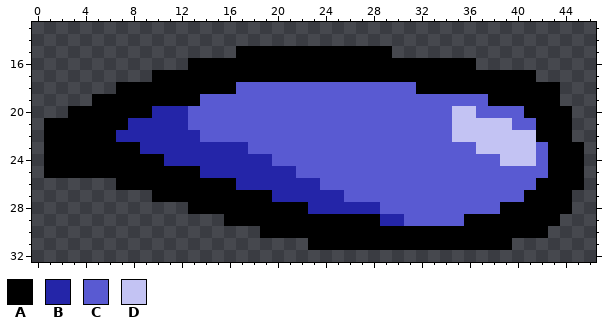
Edited in one commit: pixel-art sprite (images/waterShot.png). The picture above was drawn from the file before the commit.
The file is 48x48 pixels. Shown: x 0..46, y 13..32.
Palette (. is transparent): A #000000  B #2425a8  C #595ad2  D #c3c3f3
Pixels before, first column x 1:
15 ................AAAAAAAAAAAAA................
16 ............AAAAAAAAAAAAAAAAAAAAAAAA.........
17 .........AAAAAAAAAAAAAAAAAAAAAAAAAAAAAAAA....
18 ......AAAAAAAAAACCCCCCCCCCCCCCCAAAAAAAAAAAA..
19 ....AAAAAAAAACCCCCCCCCCCCCCCCCCCCCCCCAAAAAA..
20 ..AAAAAAABBBCCCCCCCCCCCCCCCCCCCCCCDDCCCCAAAA.
21 AAAAAAABBBBBCCCCCCCCCCCCCCCCCCCCCCDDDDDCCAAA.
22 AAAAAABBBBBBBCCCCCCCCCCCCCCCCCCCCCDDDDDDDAAA.
23 AAAAAAAABBBBBBBBBCCCCCCCCCCCCCCCCCCCDDDDDCAAA
24 AAAAAAAAAABBBBBBBBBCCCCCCCCCCCCCCCCCCCDDDCAAA
25 AAAAAAAAAAAAABBBBBBBBCCCCCCCCCCCCCCCCCCCCCAAA
26 ......AAAAAAAAAABBBBBBBCCCCCCCCCCCCCCCCCCAAAA
27 .........AAAAAAAAAABBBBBBCCCCCCCCCCCCCCCAAAA.
28 ............AAAAAAAAAABBBBBBCCCCCCCCCCAAAAAA.
29 ...............AAAAAAAAAAAAABBCCCCCAAAAAAAA..
30 ..................AAAAAAAAAAAAAAAAAAAAAAAA...
31 ......................AAAAAAAAAAAAAAAAA......
And afterwards:
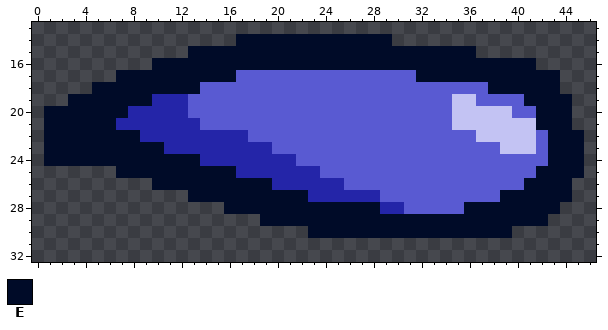
Colours new in this view: E #000b28
What changed:
Changed rows in their new state; - is an unchanged pixel.
first column x 1:
14 ----------------EEEEEEEEEEEEE----------------
15 ------------EEEEEEEEEEEEEEEEEEEEEEEE---------
16 ---------EEEEEEEEEEEEEEEEEEEEEEEEEEEEEEEE----
17 ------EEEEEEEEEECCCCCCCCCCCCCCCEEEEEEEEEEEE--
18 ----EEEEEEEEECCC---------------CCCCCCEEEEEE--
19 --EEEEEEEBBBC---------------------DD-CCCEEEE-
20 EEEEEEEBB---------------------------DDD-CEEE-
21 EEEEEEB-----B--------------------------DDEEE-
22 EEEEEEEE-----BBBB-----------------CC-----CEEE
23 EEEEEEEEEE-------BB-----------------CC----EEE
24 EEEEEEEEEEEEE------BB-----------------CCC-EEE
25 ......EEEEEEEEEE-----BB------------------EEEE
26 ------...EEEEEEEEEE----BB---------------EEEE.
27 ---------...EEEEEEEEEE---BBB----------EEEEEE-
28 ------------...EEEEEEEEEEEEEBB-----EEEEEEEE.-
29 ---------------...EEEEEEEEEEEEEEEEEEEEEEEE.--
30 ------------------....EEEEEEEEEEEEEEEEE...---
31 ----------------------.................------
Where, in picture pixels (left, top, right, bottom), the same in both pictures:
changed: (44, 34, 584, 250)
